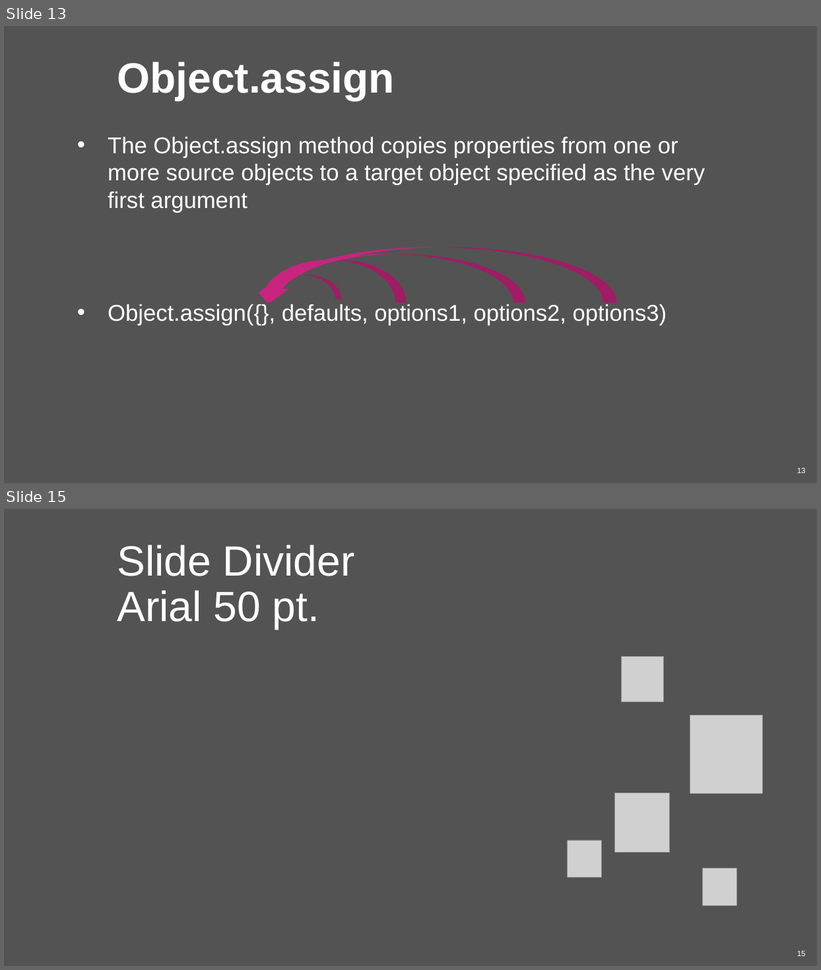
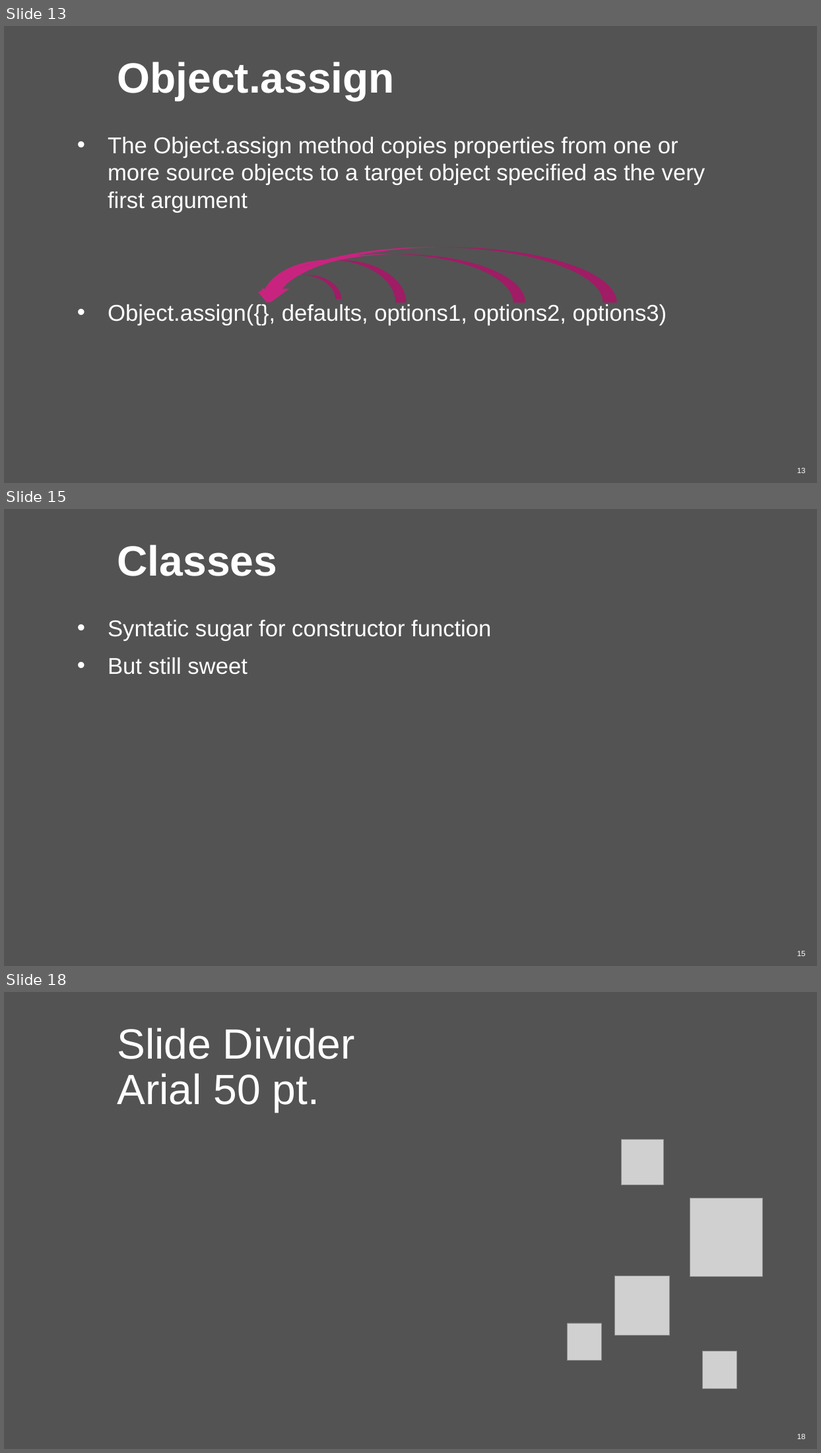
Before and after one commit to infusion-wro/infusion.js, a slide deck: #1 JS Intro/GroupIntro - ES2015.pptx. Shown one above the other, each under a label of ours: slides 13 and 15 before the commit, slides 13, 15 and 18 after it; the slides between them are not shown. The pictures are 821x970 and 821x1453 pixels, drawn with LibreOffice and Linux fonts; fonts in the diff are those of the drawing; grey boxes stand for pictures; background and template pictures are left out. Boxes give left, top, right and bottom in pixels: in the first picture for what was removed or moved away, otherwise in the second. Text is boxed around its words. In the diff, an @@ line names an element or a change of style, - is before the commit and + after.

Commit message:
classes and modules

```diff
--- a/#1 JS Intro/GroupIntro - ES2015.pptx
+++ b/#1 JS Intro/GroupIntro - ES2015.pptx
@@ slide 15 added at (4, 509, 817, 966), background #535353; not listed: 1 template element that a slide beside it also shows @@
@@ title added at (118, 545, 277, 576), 50 pt, text #FFFFFF, bold @@
+Classes
@@ text added at (108, 620, 491, 675), 27 pt, text #FFFFFF @@
+• Syntatic sugar for constructor function
+• But still sweet
@@ what was slide 15 is now slide 18 @@
```
Also in this commit, not shown: 4 other slides added, 8 slides removed, 4 other files.
